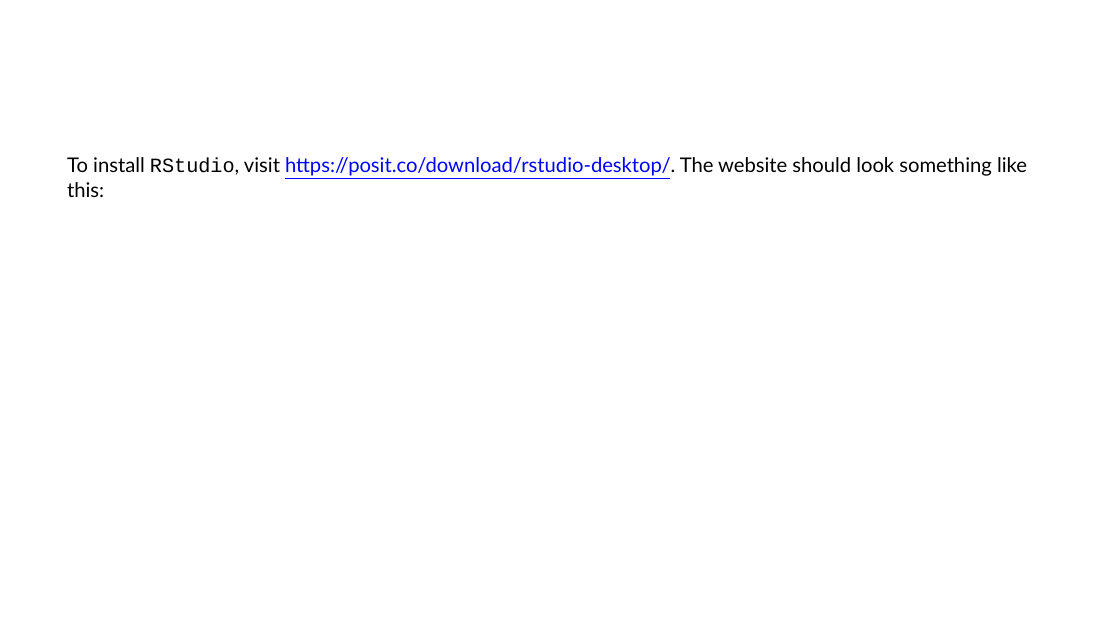
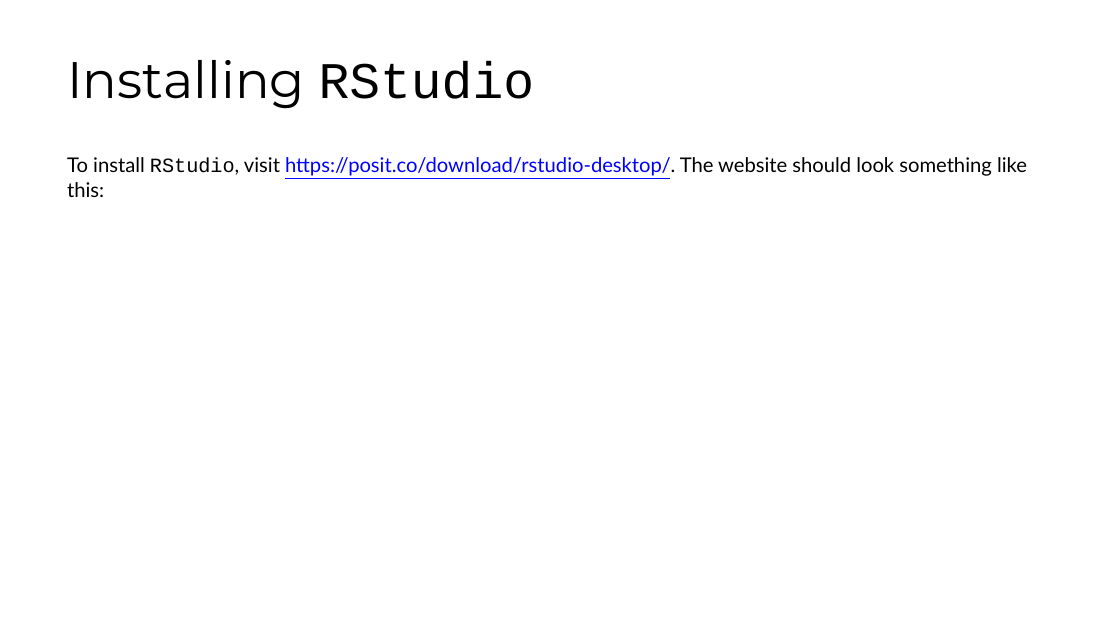
Before and after one commit to fhdsl/DaSEH, a slide deck: slide 4 of modules/Setup/Setup.pptx (slide 6 before the commit). Drawn at 1120x630 pixels with LibreOffice and Linux fonts; fonts in the diff are those of the drawing. Boxes give left, top, right and bottom in pixels: in the first picture for what was removed or moved away, otherwise in the second. Text is boxed around its words. In the diff, an @@ line names an element or a change of style, - is before the commit and + after.

```diff
--- a/modules/Setup/Setup.pptx
+++ b/modules/Setup/Setup.pptx
@@ title added at (67,60,535,109), 33 pt, text #000000 @@
+Installing RStudio
```
Also in this commit, not shown: 7 other slides changed, 10 slides added, 10 slides removed, 8 other files.
